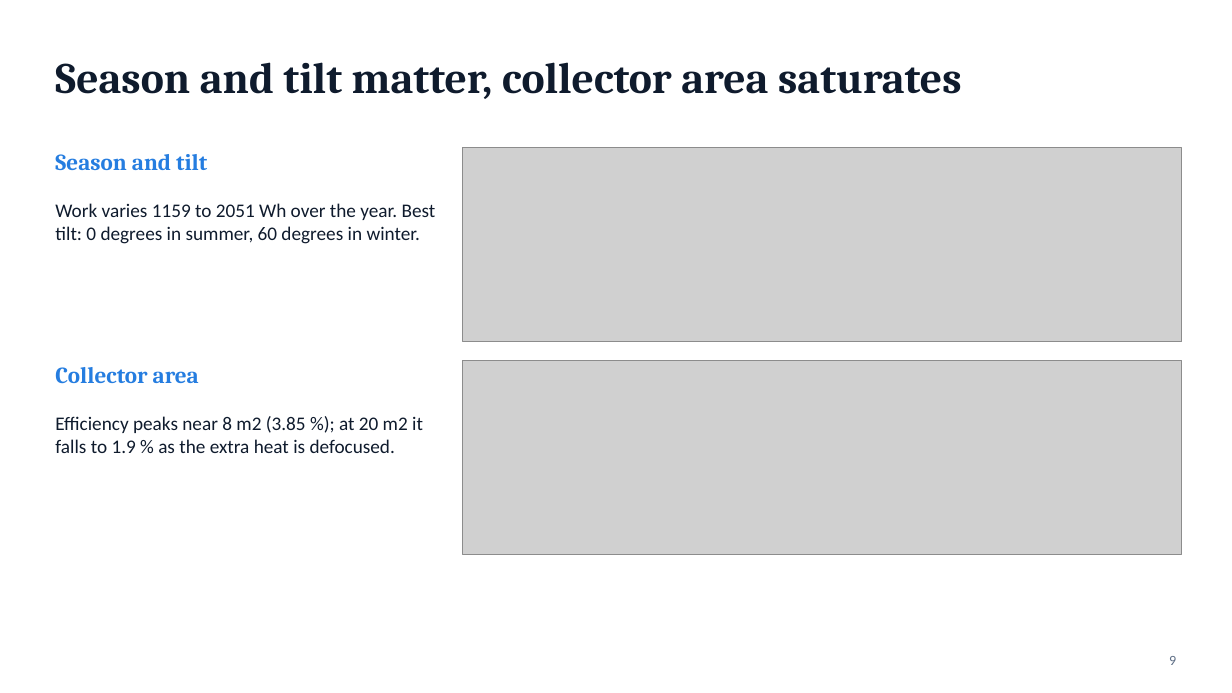
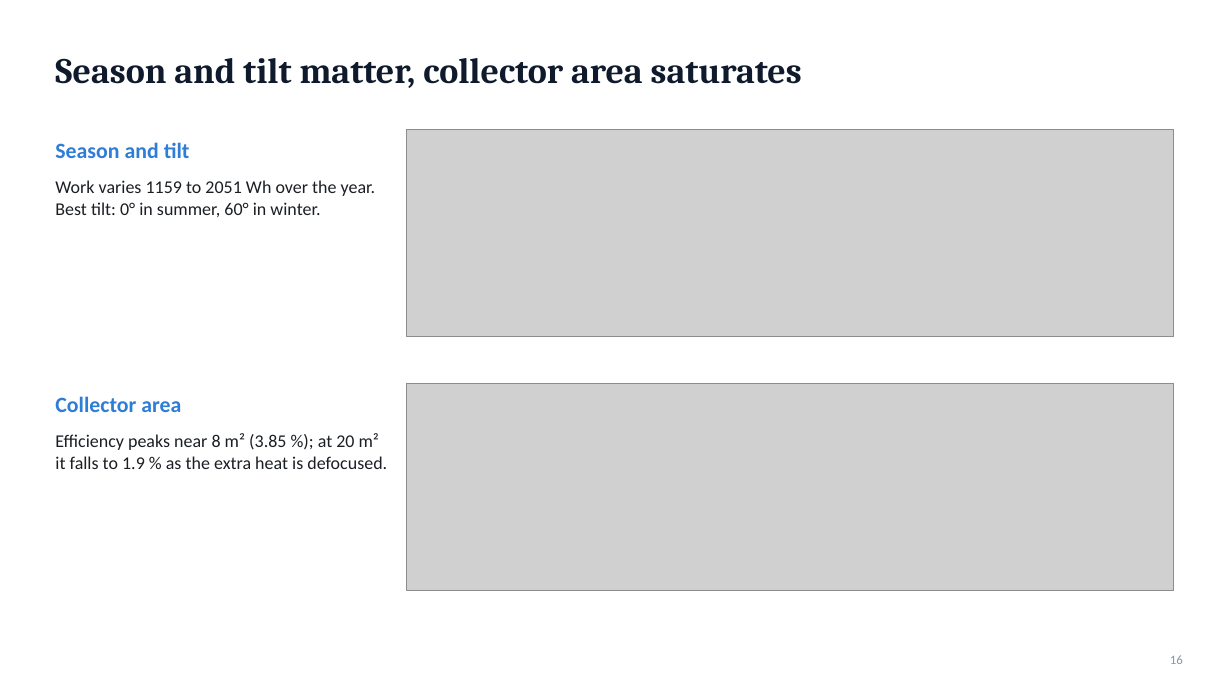
Before and after one commit to markwusc/301finalproject, a slide deck: slide 16 of presentation/Solar_Rankine_Lab_Presentation.pptx (slide 9 before the commit). Drawn at 1232x693 pixels with LibreOffice and Linux fonts; fonts in the diff are those of the drawing; grey boxes stand for pictures. Boxes give left, top, right and bottom in pixels: in the first picture for what was removed or moved away, otherwise in the second. Text is boxed around its words. In the diff, an @@ line names an element or a change of style, - is before the commit and + after.

```diff
--- a/presentation/Solar_Rankine_Lab_Presentation.pptx
+++ b/presentation/Solar_Rankine_Lab_Presentation.pptx
@@ title "Season and tilt matter, collector ..." at bbox=[55, 58, 802, 88]: size 34 to 28 pt @@
@@ text "Season and tilt": place and size @@
-text "Season and tilt" at bbox=[55, 154, 207, 170]
+text "Season and tilt" at bbox=[55, 142, 190, 158]
@@ text "Season and tilt" at bbox=[55, 142, 190, 158]: size 18 to 17 pt, font Cambria to Calibri, text colour #257DE0 to #2E7DD7; vertical alignment top to middle @@
@@ picture: place and size @@
-picture at bbox=[463, 148, 1182, 342]
+picture at bbox=[407, 129, 1174, 336]
@@ text at bbox=[55, 180, 376, 217]: text changed; size 15 to 14 pt; text colour #0F1B2D to #1B1F24 @@
-Work varies 1159 to 2051 Wh over the year. Best tilt: 0 degrees in summer, 60 degrees in winter.
+Work varies 1159 to 2051 Wh over the year. Best tilt: 0° in summer, 60° in winter.
@@ text "Collector area" at bbox=[55, 396, 181, 412]: size 18 to 17 pt, font Cambria to Calibri, text colour #257DE0 to #2E7DD7; vertical alignment top to middle @@
@@ text "Collector area": place and size @@
-text "Collector area" at bbox=[55, 367, 199, 384]
+text "Collector area" at bbox=[55, 396, 181, 412]
@@ picture: place and size @@
-picture at bbox=[463, 360, 1182, 555]
+picture at bbox=[407, 384, 1174, 591]
@@ text at bbox=[55, 433, 387, 469]: text changed; size 15 to 14 pt; text colour #0F1B2D to #1B1F24 @@
-Efficiency peaks near 8 m2 (3.85 %); at 20 m2 it falls to 1.9 % as the extra heat is defocused.
+Efficiency peaks near 8 m² (3.85 %); at 20 m² it falls to 1.9 % as the extra heat is defocused.
@@ page number removed at bbox=[1169, 656, 1176, 665] @@
-9
@@ page number added at bbox=[1170, 655, 1183, 664], 10 pt, text #8A94A3 @@
+16
```
Also in this commit, not shown: 6 other slides changed, 13 slides added, 6 slides removed, 1 other file.
